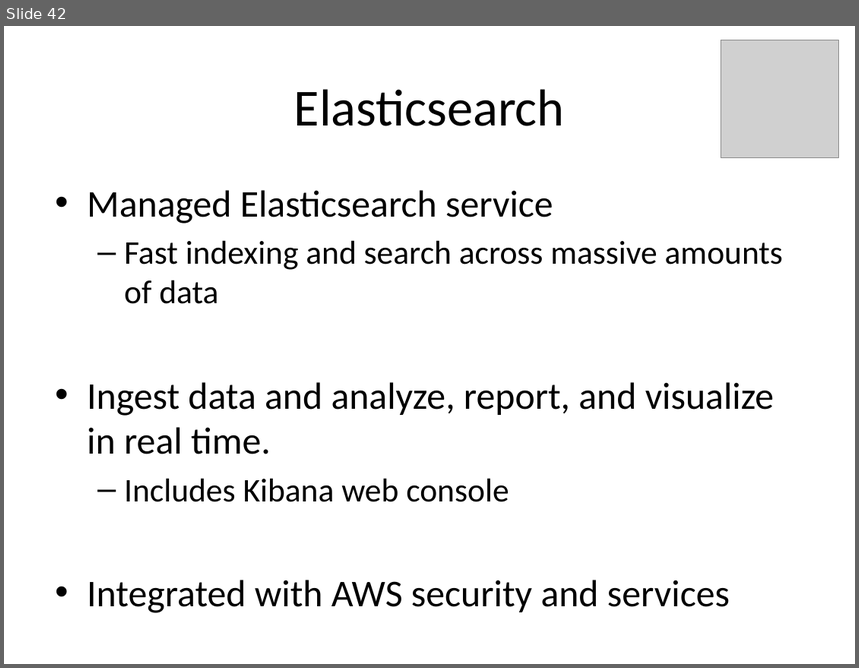
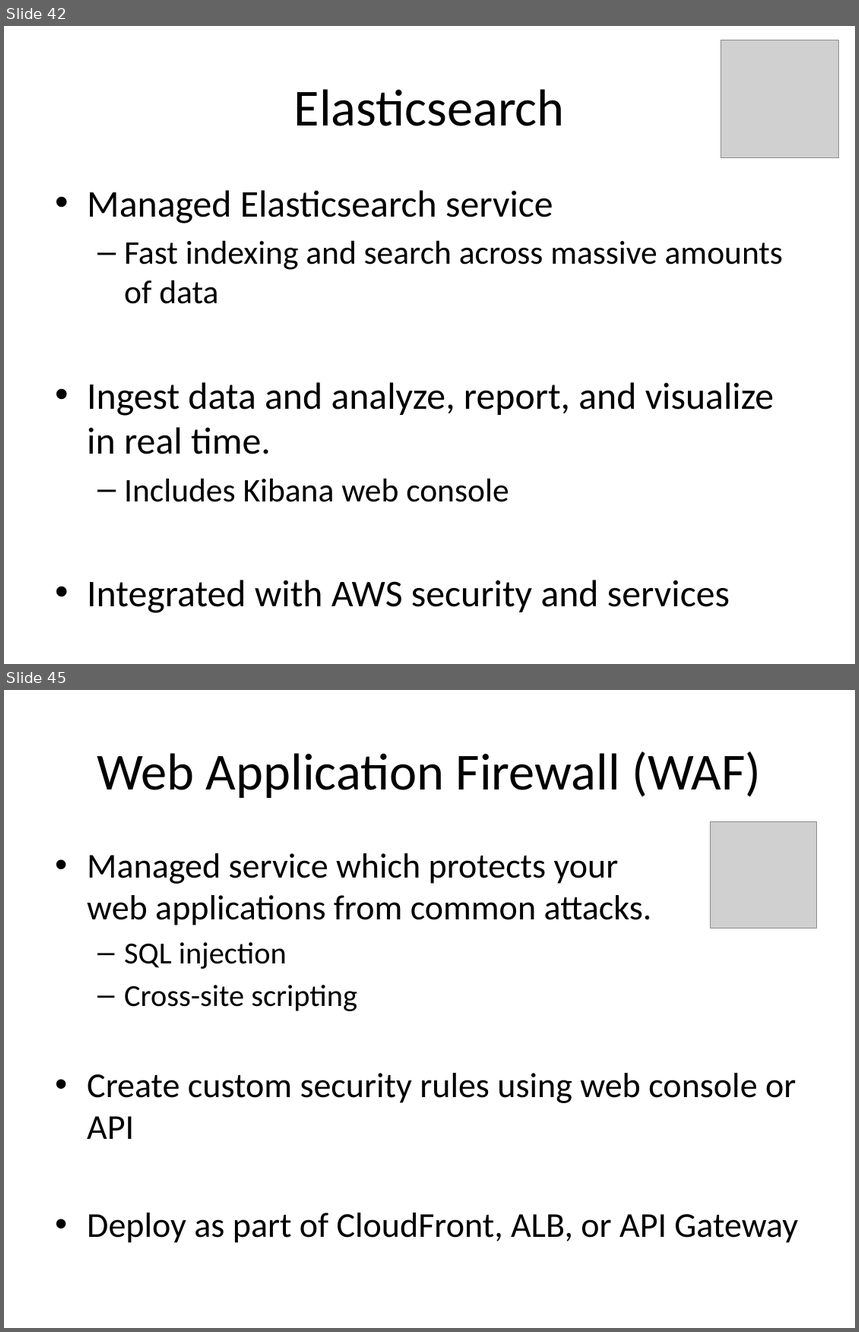
Before and after one commit to jasondbaker/infrastructure-class, a slide deck: lectures/infrastructure-week-4.pptx. Shown one above the other, each under a label of ours: slide 42 before the commit, slides 42 and 45 after it; the slides between them are not shown. The pictures are 859x668 and 859x1332 pixels, drawn with LibreOffice and Linux fonts; fonts in the diff are those of the drawing; grey boxes stand for pictures. Boxes give left, top, right and bottom in pixels: in the first picture for what was removed or moved away, otherwise in the second. Text is boxed around its words. In the diff, an @@ line names an element or a change of style, - is before the commit and + after.

Commit message:
move security content and add saga pattern

```diff
--- a/lectures/infrastructure-week-4.pptx
+++ b/lectures/infrastructure-week-4.pptx
@@ slide 45 added at [4, 690, 855, 1328], background #FFFFFF @@
@@ title added at [97, 752, 761, 798], 44 pt, text #000000 @@
+Web Application Firewall (WAF)
@@ picture added at [711, 822, 817, 929] @@
@@ text added at [87, 853, 798, 1243], 29.6 pt, text #000000 @@
+• Managed service which protects your
+  web applications from common attacks.
+  – SQL injection
+  – Cross-site scripting
+• Create custom security rules using web console or API
+• Deploy as part of CloudFront, ALB, or API Gateway
```
Also in this commit, not shown: 1 slide changed, 8 other slides added.
